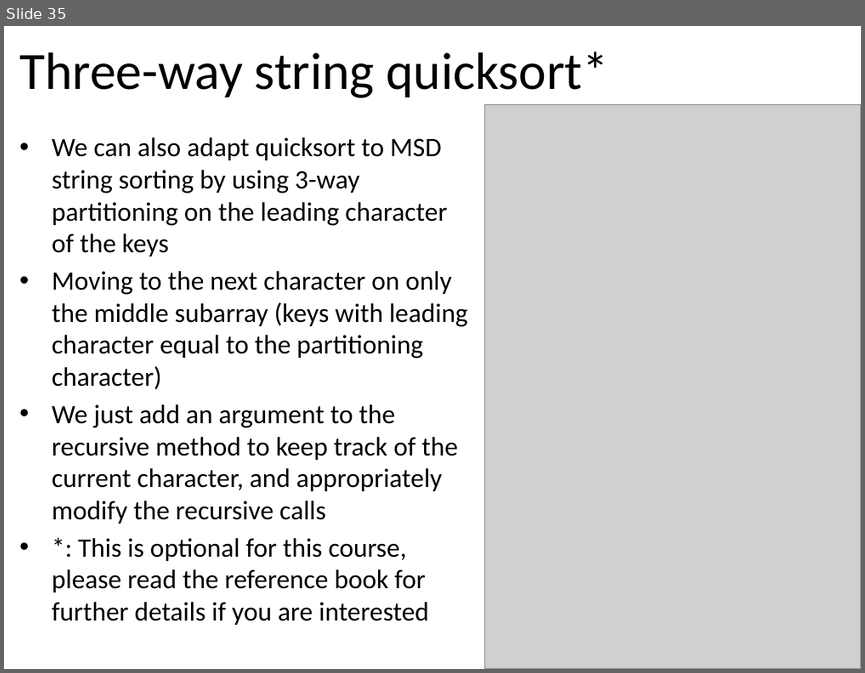
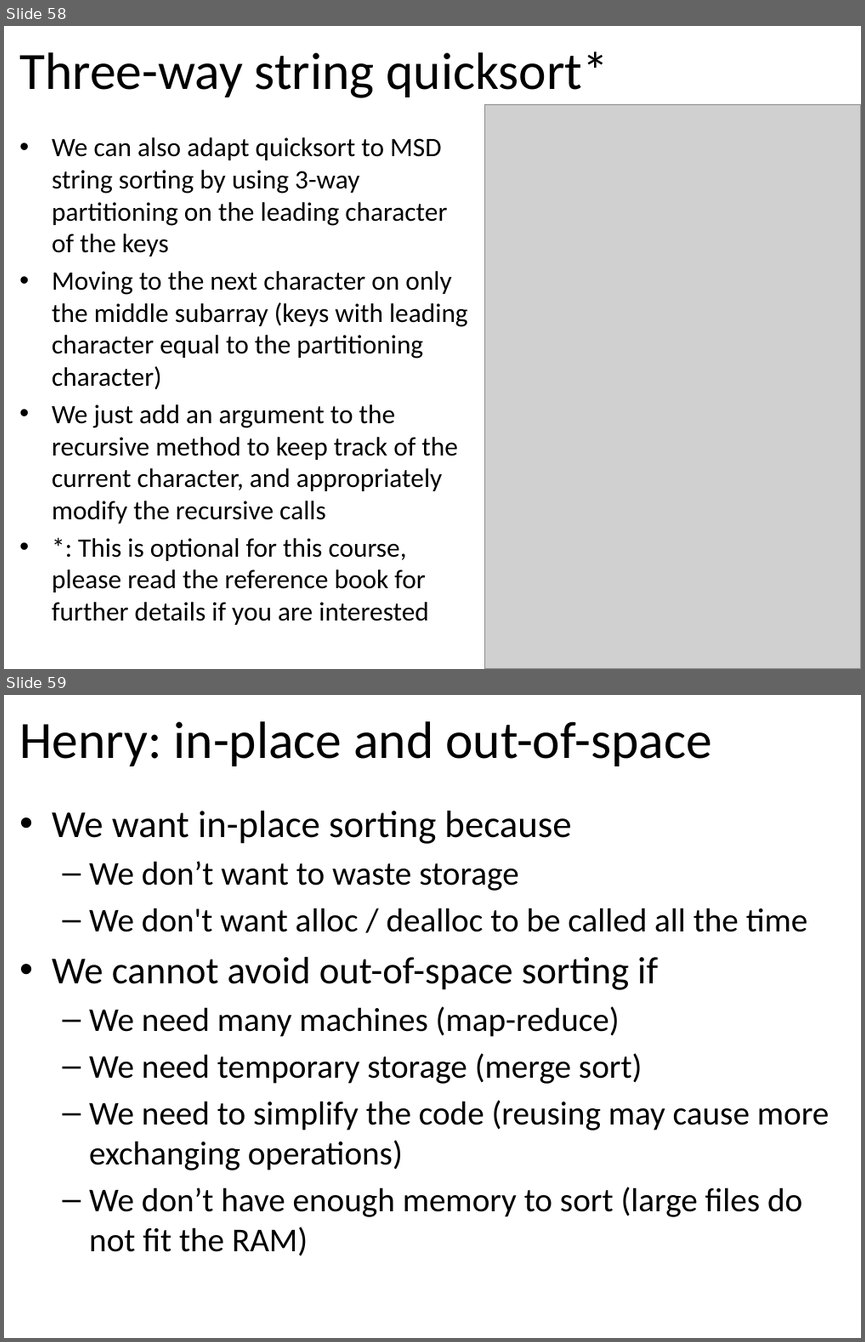
Before and after one commit to tutrunghieu/dsa-2017-java-tutorial, a slide deck: dsa2017-java-online/handouts/data-day06-string/Lecture 10, 11 (Teach in 2 days) - String.pptx. Shown one above the other, each under a label of ours: slide 35 before the commit, slides 58 and 59 after it. The pictures are 865x673 and 865x1342 pixels, drawn with LibreOffice and Linux fonts; fonts in the diff are those of the drawing; grey boxes stand for pictures. Boxes give left, top, right and bottom in pixels: in the first picture for what was removed or moved away, otherwise in the second. Text is boxed around its words. In the diff, an @@ line names an element or a change of style, - is before the commit and + after.

```diff
--- a/dsa2017-java-online/handouts/data-day06-string/Lecture 10, 11 (Teach in 2 days) - String.pptx
+++ b/dsa2017-java-online/handouts/data-day06-string/Lecture 10, 11 (Teach in 2 days) - String.pptx
@@ slide 59 added at bbox=[4, 695, 861, 1338], background #FFFFFF @@
@@ title added at bbox=[19, 721, 712, 766], 44 pt, text #000000 @@
+Henry: in-place and out-of-space
@@ text added at bbox=[52, 811, 829, 1255], 28 pt, text #000000 @@
+• We want in-place sorting because
+  – We don’t want to waste storage
+  – We don't want alloc / dealloc to be called all the time
+• We cannot avoid out-of-space sorting if
+  – We need many machines (map-reduce)
+  – We need temporary storage (merge sort)
+  – We need to simplify the code (reusing may cause more exchanging operations)
+  – We don’t have enough memory to sort (large files do not fit the RAM)
@@ what was slide 35 is now slide 58 @@
```
Also in this commit, not shown: 4 slides changed, 8 other slides added, 5 slides removed, 1 other file.
